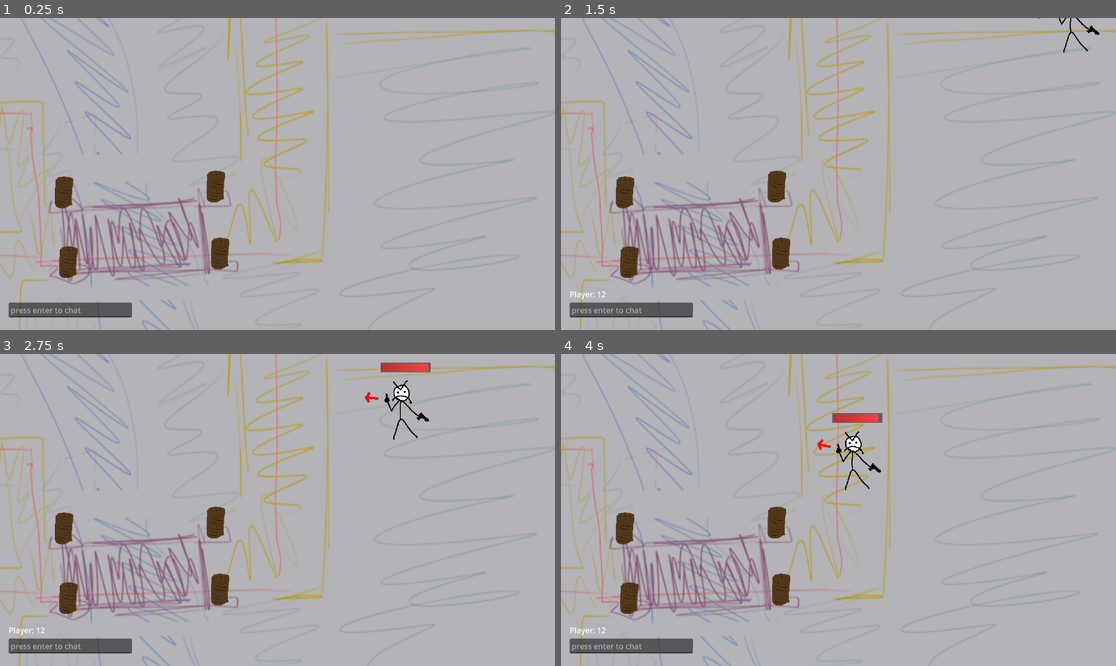
Above: before the commit, frames 1-4 (two rows, left to right).
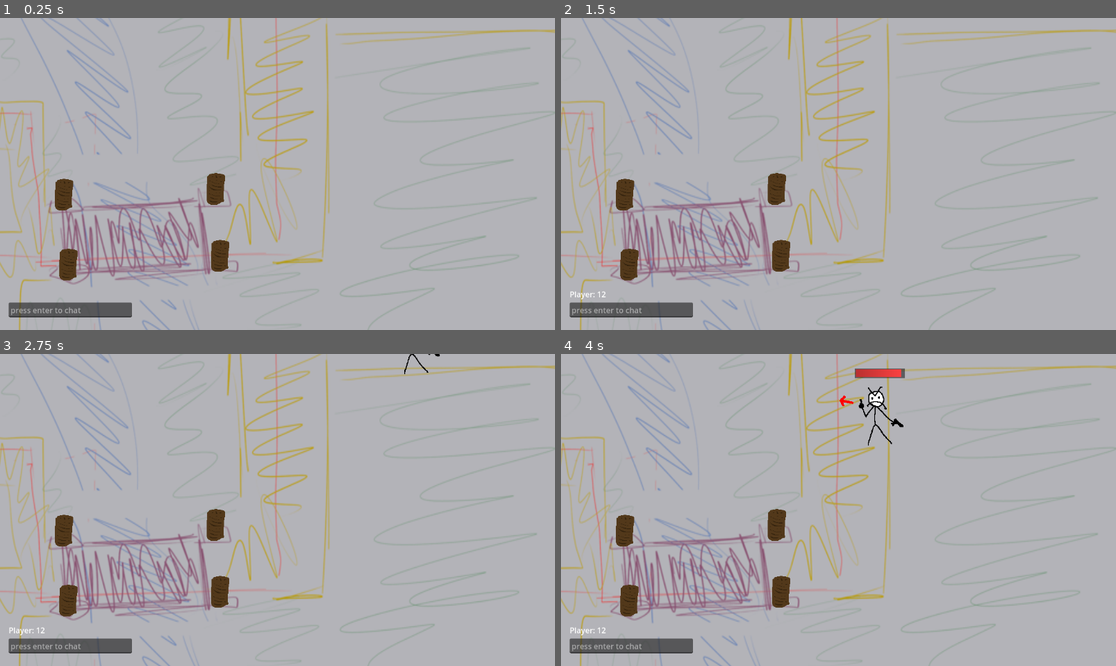
Above: after the commit, the same moments.

Repository: ndvrxd/cultism
Game: Godot game, scene res://scenes/world.tscn
The game is run twice, just before and just after one commit, with the same random seed, the same clock (stepped at 60 frames per second) and the same inputs. This scene is started directly instead of the project's main scene.
Inputs (mouse positions are in pixels of both pictures, inside the frame that each line leads up to):
- Up to frame 1 (0.25 s): no input
- Up to frame 2 (1.5 s): click (633, 311) at 0.52 s; type "12" at 0.6 s; tap Enter (Chat) at 1.25 s; move the mouse to (960, 158) at 1.27 s; hold D (right) from 1.28 s (still down); hold Down (CameraTiltDown) from 1.28 s (still down)
- Up to frame 3 (2.75 s): tap Up (CameraTiltUp) at 1.55, 2.1 s; move the mouse to (166, 525) at 2.02 s; release D (right) at 2.03 s; release Down (CameraTiltDown) at 2.03 s; hold S (down) from 2.03 s (still down); tap Down (CameraTiltDown) at 2.3 s
- Up to frame 4 (4 s): move the mouse to (894, 441) at 2.77 s; release S (down) at 2.78 s; hold D (right) 2.78-3.53 s; hold Down (CameraTiltDown) 2.78-3.53 s; tap Up (CameraTiltUp) at 3.05, 3.6 s; move the mouse to (810, 572) at 3.52 s; hold W (up) from 3.53 s (still down); tap Down (CameraTiltDown) at 3.8 s

The runs differ from the first frame. In frame 1, 0.3% of the frame differs, in the area x 9-42%, y 48-85%; in frame 2, 0.5%; in frame 3, 1.0%; in frame 4, 1.6%, in the area x 9-62%, y 4-85%.

Commit message:
(m) really minor changes & optimizations, w/ notes
- if camera tilt is at the limit, the game won't run all the code for tilting the camera every frame while the tilt key is held
- code for health bars won't run on dedicated servers
- enemy ai now factors shoulder position into its look direction, it should aim somewhere into the torso now
- tweaked entity collision boxes - they're now capsules, instead of circles. for now, collision spans between the neck & the feet. this may change later with refined map collision
- added a currently unused method to NetManager, TransferAuthority, that will set who's meant to be in control of a node - this will be used as a measure against cheating & tampering down the line. for now, client trust reigns supreme
- further tweaked & cleaned up some origin points for sprites (this is to make sure sprites draw properly behind & in front of each other)
- annotated some stuff more thoroughly

Diff:
--- a/cult-game-version-0.1/NetManager.gd
+++ b/cult-game-version-0.1/NetManager.gd
@@ -161,3 +161,10 @@
 	multiplayer.multiplayer_peer = null
 	players.clear()
 	server_disconnected.emit()
+
+@rpc("authority", "reliable", "call_local")
+func transferAuthority(nodepath:String, cid:int, recursive:bool=false) -> void: # use this later
+	# make sure all clients are in agreement over who controls what
+	var node:Node
+	node = get_tree().get_node(nodepath)
+	node.set_multiplayer_authority(cid, false);
--- a/cult-game-version-0.1/art/scenery/post_ph.tscn
+++ b/cult-game-version-0.1/art/scenery/post_ph.tscn
@@ -7,4 +7,4 @@
 
 [node name="Sprite2D" type="Sprite2D" parent="."]
 texture = ExtResource("1_drk1s")
-offset = Vector2(0, -50)
+offset = Vector2(0, -45)
--- a/cult-game-version-0.1/art/scenery/sunflower_ph.tscn
+++ b/cult-game-version-0.1/art/scenery/sunflower_ph.tscn
@@ -7,4 +7,4 @@
 
 [node name="Sprite2D" type="Sprite2D" parent="."]
 texture = ExtResource("1_755y1")
-offset = Vector2(0, -50)
+offset = Vector2(0, -45)
--- a/cult-game-version-0.1/art/scenery/tree_ph.tscn
+++ b/cult-game-version-0.1/art/scenery/tree_ph.tscn
@@ -7,4 +7,4 @@
 
 [node name="Sprite2D" type="Sprite2D" parent="."]
 texture = ExtResource("1_dvegp")
-offset = Vector2(0, -50)
+offset = Vector2(0, -45)
--- a/cult-game-version-0.1/objects/enemy.tscn
+++ b/cult-game-version-0.1/objects/enemy.tscn
@@ -4,8 +4,9 @@
 [ext_resource type="Texture2D" uid="uid://6i8qff0kq7ei" path="res://art/enemy ph.png" id="2_xabwo"]
 [ext_resource type="Texture2D" uid="uid://clqo76f6tebyl" path="res://art/arrow.png" id="2_xaobe"]
 
-[sub_resource type="CircleShape2D" id="CircleShape2D_34l8v"]
-radius = 19.0
+[sub_resource type="CapsuleShape2D" id="CapsuleShape2D_g8jma"]
+radius = 18.0
+height = 74.0
 
 [node name="enemy" type="CharacterBody2D"]
 y_sort_enabled = true
@@ -42,6 +43,6 @@
 offset = Vector2(0, -89.58)
 
 [node name="CollisionShape2D" type="CollisionShape2D" parent="."]
-position = Vector2(-7, -50)
-shape = SubResource("CircleShape2D_34l8v")
+position = Vector2(-7, -41)
+shape = SubResource("CapsuleShape2D_g8jma")
 debug_color = Color(0.772432, 0.263693, 0.879854, 0.42)
--- a/cult-game-version-0.1/objects/player.tscn
+++ b/cult-game-version-0.1/objects/player.tscn
@@ -4,8 +4,9 @@
 [ext_resource type="Texture2D" uid="uid://veo5l360amx3" path="res://art/player ph.png" id="2_ysvs3"]
 [ext_resource type="Texture2D" uid="uid://clqo76f6tebyl" path="res://art/arrow.png" id="3_a6rrf"]
 
-[sub_resource type="RectangleShape2D" id="RectangleShape2D_nrcso"]
-size = Vector2(132, 111.963)
+[sub_resource type="CapsuleShape2D" id="CapsuleShape2D_mtypy"]
+radius = 22.0
+height = 88.0
 
 [node name="player" type="CharacterBody2D"]
 y_sort_enabled = true
@@ -18,9 +19,8 @@
 healthBarColor = Color(0.16, 1, 0.3, 1)
 
 [node name="CollisionShape2D" type="CollisionShape2D" parent="."]
-position = Vector2(-0.5, -49.435)
-scale = Vector2(0.335, 0.805)
-shape = SubResource("RectangleShape2D_nrcso")
+position = Vector2(-1, -44)
+shape = SubResource("CapsuleShape2D_mtypy")
 
 [node name="upright_anchor" type="Node2D" parent="." groups=["upright_sprite"]]
 y_sort_enabled = true
--- a/cult-game-version-0.1/scenes/world.tscn
+++ b/cult-game-version-0.1/scenes/world.tscn
@@ -55,19 +55,19 @@
 position = Vector2(-496, 1.99999)
 
 [node name="tree" parent="spawns" instance=ExtResource("6_ry3q4")]
-position = Vector2(-335, 122)
+position = Vector2(-331, 114)
 
 [node name="tree2" parent="spawns" instance=ExtResource("6_ry3q4")]
-position = Vector2(-92, 88)
+position = Vector2(-92, 77)
 
 [node name="sunflower" parent="spawns" instance=ExtResource("7_e0ymt")]
-position = Vector2(-891, -125)
+position = Vector2(-891, -133)
 
 [node name="sunflower2" parent="spawns" instance=ExtResource("7_e0ymt")]
-position = Vector2(-958, -131)
+position = Vector2(-958, -135)
 
 [node name="sunflower3" parent="spawns" instance=ExtResource("7_e0ymt")]
-position = Vector2(-952, 32)
+position = Vector2(-952, 24)
 
 [node name="rocks" parent="spawns" instance=ExtResource("8_16m30")]
 position = Vector2(-1303, 253)
@@ -287,5 +287,5 @@
 shape = SubResource("RectangleShape2D_5uquc")
 
 [node name="testSpawner" type="Node2D" parent="."]
-position = Vector2(1127, 41)
+position = Vector2(1119, -147)
 script = ExtResource("5_f408w")
--- a/cult-game-version-0.1/scripts/camera_tilt_test.gd
+++ b/cult-game-version-0.1/scripts/camera_tilt_test.gd
@@ -4,28 +4,30 @@
 const refreshRate:float = 2
 var refreshTimer:float = refreshRate - 0.1
 var sprites;
+var tilting:bool=false;
 
 # Called every frame. 'delta' is the elapsed time since the previous frame.
 func _process(delta: float) -> void:
 	if NetManager.IsDedicated(): return
+	tilting=false
 	if Input.is_action_pressed("CameraTiltUp"):
-		sprites = get_tree().get_nodes_in_group("upright_sprite")
-		zoom.y += rate * delta
+		zoom.y += rate * delta; tilting = true
+	if Input.is_action_pressed("CameraTiltDown"):
+		zoom.y -= rate * delta; tilting = true
+	if tilting:
+		if clampf(zoom.y, 0.4, 1) == zoom.y:
+			sprites = get_tree().get_nodes_in_group("upright_sprite") #this is bad but it fixes a crash
+			for s:Node2D in sprites:
+				s.scale.y = 1 / zoom.y;
 		zoom.y = clampf(zoom.y, 0.4, 1)
-		for s:Node2D in sprites:
-			s.scale.y = 1 / zoom.y;
-	if Input.is_action_pressed("CameraTiltDown"):
-		sprites = get_tree().get_nodes_in_group("upright_sprite")
-		zoom.y -= rate * delta
-		zoom.y = clampf(zoom.y, 0.4, 1)
-		for s:Node2D in sprites:
-			s.scale.y = 1 / zoom.y;
 
 
 func _physics_process(delta: float) -> void:
 	if NetManager.IsDedicated(): return
 	refreshTimer += delta;
 	if refreshTimer > refreshRate:
+		# if theres a new sprite that hasnt been scaled yet, scale it.
+		# check for that every couple of seconds
 		sprites = get_tree().get_nodes_in_group("upright_sprite")
 		for s:Node2D in sprites:
 			s.scale.y = 1 / zoom.y;
--- a/cult-game-version-0.1/scripts/enemy_ai_basic.gd
+++ b/cult-game-version-0.1/scripts/enemy_ai_basic.gd
@@ -10,7 +10,8 @@
 		nav.target_position = target.global_position;
 		var dir = ent.global_position.direction_to(nav.get_next_path_position())
 		ent.moveIntent = dir
-		var targetPos = target.global_position + Vector2(0, -40) # stupid hardcode but w/e
+		var shoulderOffset = Vector2.DOWN * (target.shoulderPoint.global_position - target.global_position)
+		var targetPos = target.shoulderPoint.global_position - shoulderOffset * 0.3
 		ent.lookDirection = ent.shoulderPoint.global_position.direction_to(targetPos)
 
 	else: # dick around
--- a/cult-game-version-0.1/scripts/generic/Entity.gd
+++ b/cult-game-version-0.1/scripts/generic/Entity.gd
@@ -25,6 +25,7 @@
 var moveIntent:Vector2 = Vector2.ZERO;
 var lookDirection:Vector2 = Vector2.UP;
 # TODO: allow lookDirection into lookAngle conversion
+	# NOTE: this may not actually be necessary
 
 @export var stat_maxHp:Stat = Stat.fromBase(100);
 @export var stat_speed:Stat = Stat.fromBase(400);
@@ -49,12 +50,15 @@
 		add_child(temp);
 		shoulderPoint = temp;
 
-	var hbscn = preload(HEALTHBAR_SCENE).instantiate()
-	add_child(hbscn)
-	healthBar = hbscn.get_node("healthbar")
-	healthBar.position.y = (shoulderPoint.global_position.y - global_position.y) * 2
-	healthBar.tint_progress = healthBarColor
-	healthBar.visible = false;
+	# health bars only need to be shown in visible game windows
+	# otherwise, we don't need to instantiate or drive them
+	if !NetManager.IsDedicated():
+		var hbscn = preload(HEALTHBAR_SCENE).instantiate()
+		add_child(hbscn)
+		healthBar = hbscn.get_node("healthbar")
+		healthBar.position.y = (shoulderPoint.global_position.y - global_position.y) * 2
+		healthBar.tint_progress = healthBarColor
+		healthBar.visible = false;
 
 	# ensure any stat changes by child class are reflected,
 	# regardless of super._ready() being called before or after:
@@ -72,7 +76,7 @@
 	if shoulderPoint: #aiming
 		shoulderPoint.look_at(shoulderPoint.global_position + lookDirection)
 
-	if healthBarTimer > 0:
+	if healthBarTimer > 0 && !NetManager.IsDedicated():
 		if !healthBar.visible: healthBar.visible = true
 		healthBarTimer -= delta
 		healthBar.value = (health / stat_maxHp.val) * 100
@@ -97,7 +101,9 @@
 # Entity RPC calls from within itself so shit gets synced for everyone
 # from within a script that ISNT synced for everyone
 
-# exists to determine the entity's name clientside
+# static "spawn" method for all entities
+# use this instead of NetManager.spawnEntityRpc.rpc
+# exists to ensure network sync by determining the entity's name & nodepath clientside
 static func spawn(scnPath:String, pos:Vector2=Vector2.ZERO, ctlPath:String="", playerName:String=""):
 	var isPlayer:bool = false;
 	if playerName == "":
@@ -127,11 +133,25 @@
 @rpc("any_peer", "call_local", "reliable")
 func spawn_something() -> void:
 	pass # idk how to make this work
+	# TODO: split network spawn-something rpc off into like 3 things -> ...
+		# - spawnEffect for particles and such, any_peer
+		# - spawnProjectile for projectiles, any_peer
+		# - hitscan can be clientside, it feels better that way in coop
+		# - and SpawnEntity i guess can be a thing but only host authoritative-
+		# it'd only run it for everyone when called within an RPC
+		# on the server side. when we start to enforce client/host authority,
+		# we'll need to do this!!!
+			# TODO, again: ALSO RESEARCH CLIENT AUTHORITY RULES
+			# how do i hand off authority to a specific client
+			# to call entity network methods like streamMovement and such,
+			# without anyone else being able to do it on their behalf?
+			# any_peer is, after all, callable by *any peer*
 
 @rpc("any_peer", "call_local", "reliable")
 func changeHealth(current:float, by:float, inflictor:Entity=null) -> void:
+	# current health needs to be passed in to sync health between clients!
 	health = current;
-	health += by; #maybe take a moment to show a health bar above
+	health += by;
 	healthBarTimer = 2;
 	if sign(by) == -1:
 		damage_taken.emit(-by, inflictor)
@@ -140,14 +160,21 @@
 		healthBarShakeTimer = 0.3
 	elif sign(by) == 1:
 		healed.emit(by, inflictor)
+	else:
+		# when the host is syncing entity health for joining players,
+		# it'll pass in their current health with a delta of 0.
+		# this ensures every entity has the correct amount of health on all clients,
+		# from the very beginning of the game, or dropping in midway through.
+		# no healthbar timer needs to be shown for this
+		healthBarTimer = 0
 	if health <= 0:
 		health = 0
-		die(inflictor)
+		die(inflictor) # needs to be called on the clientside, since we're already in an RPC
 
 @rpc("any_peer", "call_local", "reliable")
 func die(killedBy:Entity=null) -> void:
 	killed.emit(killedBy)
-	queue_free() # ideally, remove self from the scene
+	queue_free() # ideally, play some effects on death
 
 @rpc("any_peer", "call_remote", "unreliable_ordered")
 func streamMovement(pos:Vector2, intent:Vector2, lookDir:Vector2):
